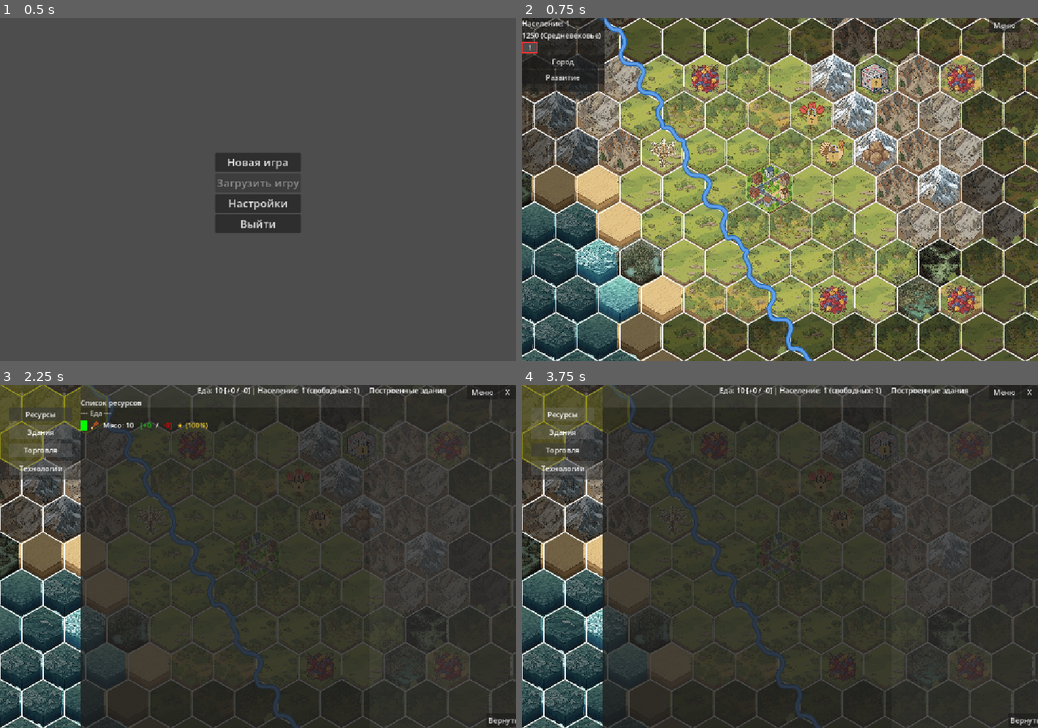
Above: before the commit, frames 1-4 (two rows, left to right).
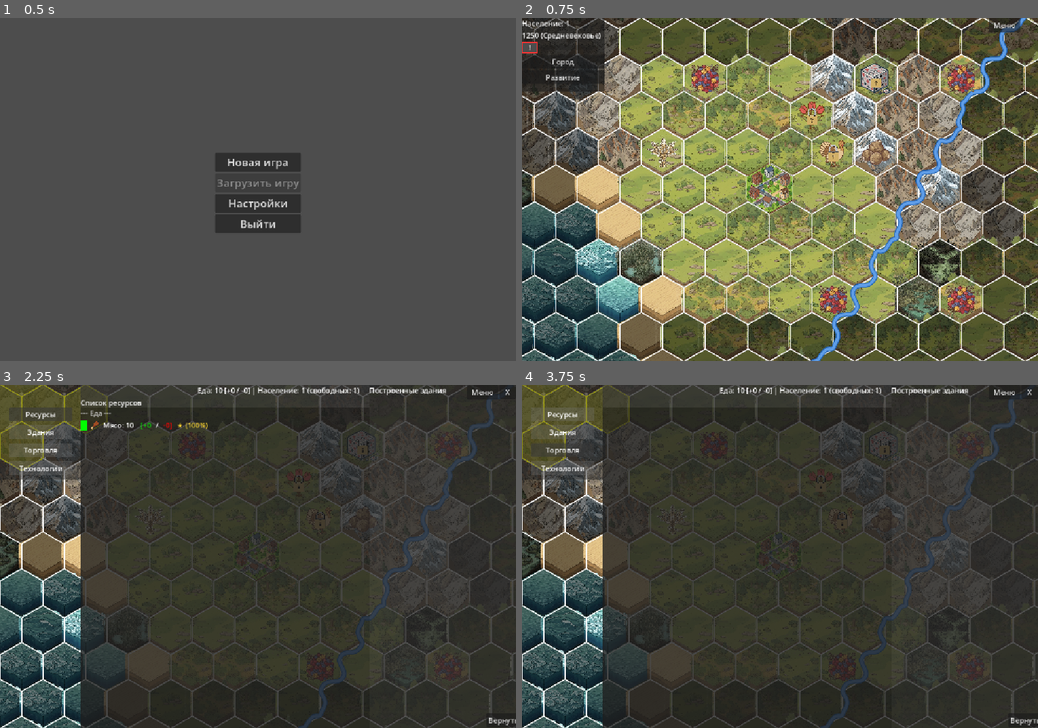
Above: after the commit, the same moments.

Repository: Night-Pryanik/The-City
Game: Godot game, scene res://scenes/main_menu.tscn
Two runs of this game, one before a commit and one after it. Both use one fixed random seed, a clock stepped at 60 frames per second and the inputs below.
Inputs (mouse positions are in pixels of both pictures, inside the frame that each line leads up to):
- Up to frame 1 (0.5 s): no input
- Up to frame 2 (0.75 s): click "Новая игра" at 0.5 s
- Up to frame 3 (2.25 s): click (10, 415) at 1.25 s; click "Ресурсы" at 2 s
- Up to frame 4 (3.75 s): click "Здания" at 2.75 s; click "Торговля" at 3.5 s

Frame 1 is identical in both runs. In frame 2, 2.9% of the frame differs, in the area x 14-98%, y 0-100%; in frame 3, 1.6%; in frame 4, 1.6%.

Commit message:
Фикс для слишком малого числа рек

Diff:
--- a/scripts/river_manager.gd
+++ b/scripts/river_manager.gd
@@ -20,8 +20,8 @@
 
 # --- Константы ---
 const MAX_TURN_ANGLE_DEG := 60.0 # Максимальный угол поворота за один шаг
-const MAX_TURN_ANGLE_SOFT_DEG := 120.0 # Запасной угол при застревании. Был 90, увеличен, чтобы A* мог выбираться из узких коридоров между водой/болотами (river_manager issue: при 90 часто dead-end).
-const NUM_RIVER_ATTEMPTS := 6 # Попыток построить одну реку
+const MAX_TURN_ANGLE_SOFT_DEG := 90.0 # Запасной угол при застревании.
+const NUM_RIVER_ATTEMPTS := 40 # Попыток построить одну реку
 
 const RIVER_COLOR := Color(26.0 / 255.0, 95.0 / 255.0, 180.0 / 255.0, 0.9) # Тёмно-синее тело реки (#1a5fb4)
 const RIVER_WIDTH := 10.0 # Толщина тела реки
@@ -156,10 +156,15 @@
     main_rivers = []
 
     # --- Генерация главных рек (гора -> озеро/море, не пересекаются) ---
+    # _try_generate_main_river возвращает лучший найденный путь (компромисс),
+    # даже если он короче min_river_length. Поэтому принимаем любую непустую
+    # реку: при 40 попытках подавляющее большинство путей всё равно длиннее
+    # min_len, а fallback гарантирует, что мы не получим 0 рек из-за
+    # случайного недобора длины (что и было причиной бага).
     for _i in range(num_main):
         var river = _try_generate_main_river(graph, mountain_vertices, mouth_vertices,
                 restricted_hexes, used_vertices, min_main_len)
-        if river.size() >= min_main_len:
+        if not river.is_empty():
             _mark_used(river, used_vertices)
             main_rivers.append(river)
     print("RIVER DEBUG: главных рек сгенерировано=", main_rivers.size())
@@ -206,6 +211,7 @@
         return []
 
     var best_path_len := 0
+    var best_path: Array = [] # Лучший найденный путь (компромисс, если ни один не достиг min_len)
     var best_attempt := -1
     for _attempt in range(NUM_RIVER_ATTEMPTS):
         var start = free_mountains[randi() % free_mountains.size()]
@@ -215,11 +221,13 @@
             path = _find_path_astar(start, goal, graph, used_vertices, MAX_TURN_ANGLE_SOFT_DEG, {}, restricted_hexes)
         if path.size() > best_path_len:
             best_path_len = path.size()
+            best_path = path
             best_attempt = _attempt
         if path.size() >= min_len:
             return _keys_to_positions(path, graph)
     if best_path_len > 0:
-        print("    [RIVER] main: best_path=%d (need %d) at attempt %d, used_vertices=%d" % [best_path_len, min_len, best_attempt, used_vertices.size()])
+        print("    [RIVER] main: best=%d (need %d) at attempt %d, used_vertices=%d" % [best_path_len, min_len, best_attempt, used_vertices.size()])
+        return _keys_to_positions(best_path, graph)
     return []
 
 
Not shown, changed: developer_diary.md
